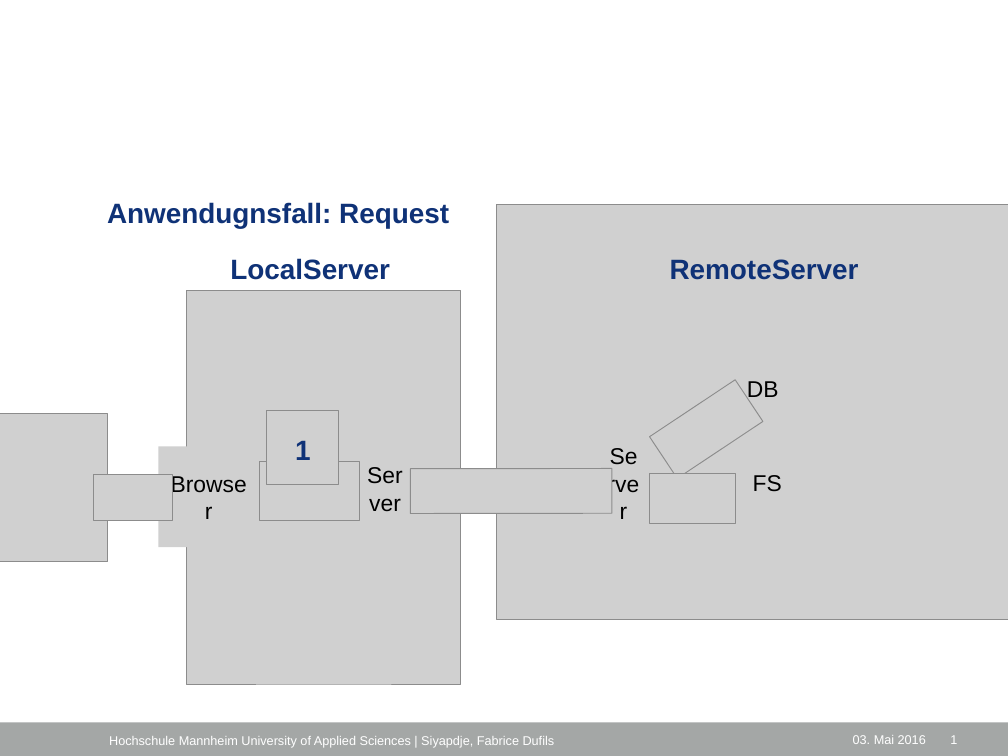
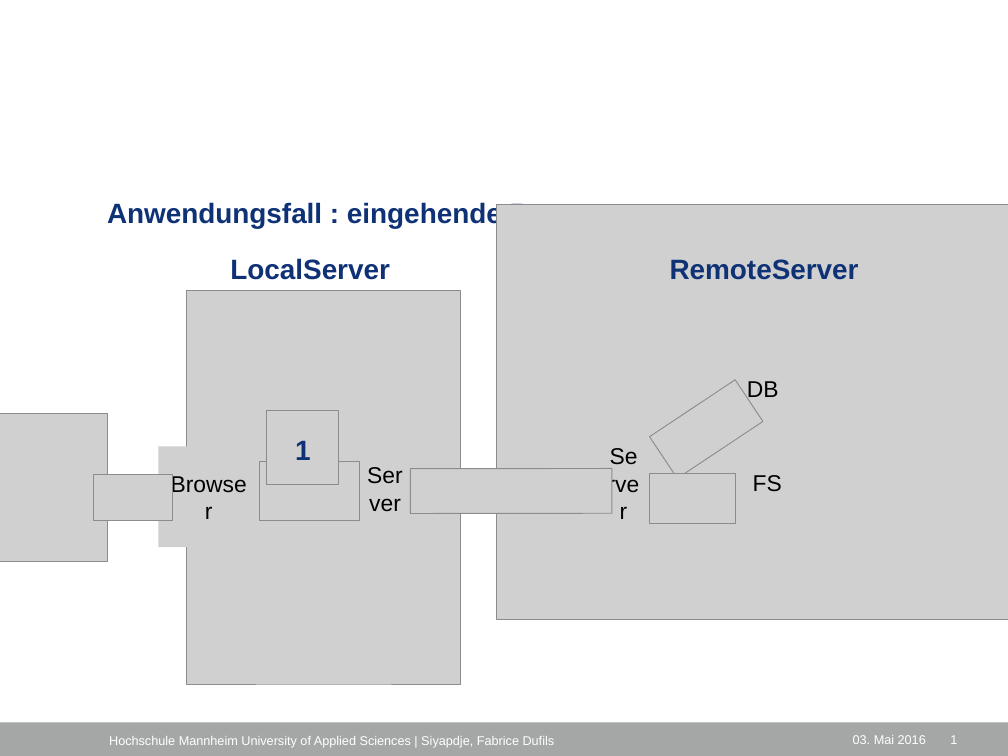
Before and after one commit to fab-du/documentations, a slide deck: slide 11 of vortrag/Untitled 1.odp. Drawn at 1008x756 pixels with LibreOffice and Linux fonts; fonts in the diff are those of the drawing; grey boxes stand for pictures; background and template pictures are left out. Boxes give left, top, right and bottom in pixels: in the first picture for what was removed or moved away, otherwise in the second. Text is boxed around its words. In the diff, an @@ line names an element or a change of style, - is before the commit and + after.

```diff
--- a/vortrag/Untitled 1.odp
+++ b/vortrag/Untitled 1.odp
@@ title at (107,201,620,228): text changed @@
-Anwendugnsfall: Request
+Anwendungsfall : eingehende Request
```
Also in this commit, not shown: 4 other slides changed, 10 slides added, 3 other files.
